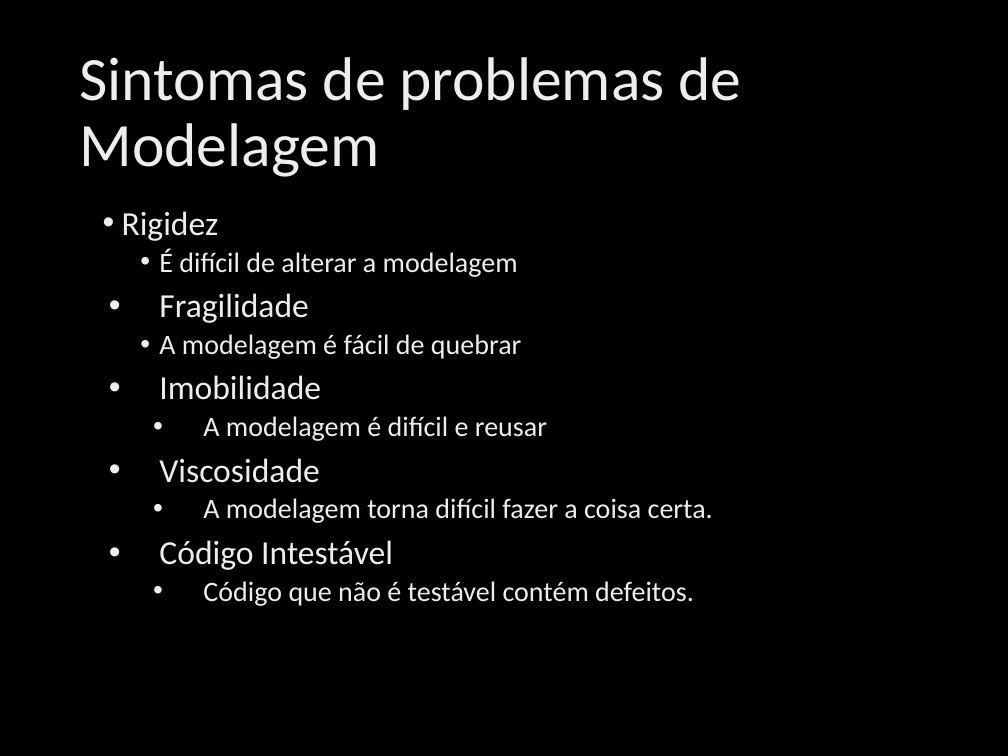
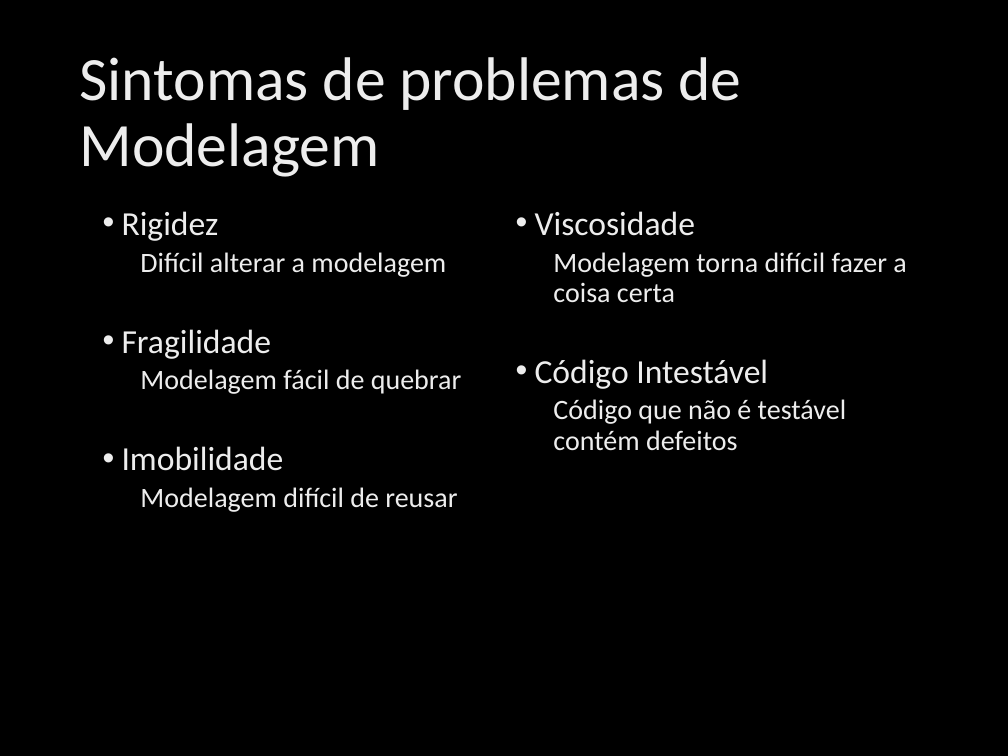
Before and after one commit to ivanpaulovich/event-sourcing-jambo, a slide deck: slide 8 of docs/Princípios SOLID de OO usando .NET.pptx (slide 6 before the commit). Drawn at 1008x756 pixels with LibreOffice and Linux fonts; fonts in the diff are those of the drawing; background and template pictures are left out. Boxes give left, top, right and bottom in pixels: in the first picture for what was removed or moved away, otherwise in the second. Text is boxed around its words. In the diff, an @@ line names an element or a change of style, - is before the commit and + after.

```diff
--- a/docs/Princípios SOLID de OO usando .NET.pptx
+++ b/docs/Princípios SOLID de OO usando .NET.pptx
@@ text "Rigidez" at (122, 211, 906, 512): columns 1 to 2 @@
@@ text at (122, 211, 768, 471): indent changed @@
@@ text at (140, 252, 446, 277): text changed @@
-  • É difícil de alterar a modelagem
+  Difícil alterar a modelagem
@@ text at (553, 252, 906, 303): text changed @@
-  • A modelagem torna difícil fazer a coisa certa.
+  Modelagem torna difícil fazer a coisa certa
@@ text at (140, 369, 461, 394): text changed @@
-  • A modelagem é fácil de quebrar
+  Modelagem fácil de quebrar
@@ text at (553, 399, 847, 451): text changed @@
-  • Código que não é testável contém defeitos.
+  Código que não é testável contém defeitos
@@ text at (140, 487, 457, 512): text changed @@
-  • A modelagem é difícil e reusar
+  Modelagem difícil de reusar
```
Also in this commit, not shown: 17 other slides changed, 6 slides added, 1 other file.
